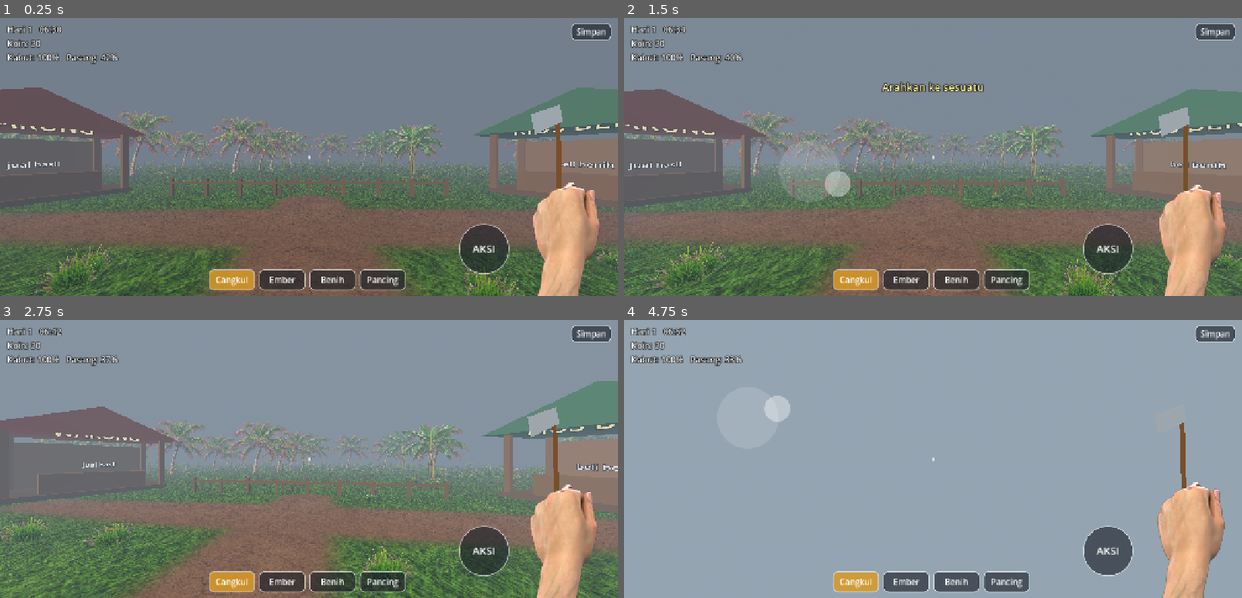
Above: before the commit, frames 1-4 (two rows, left to right).
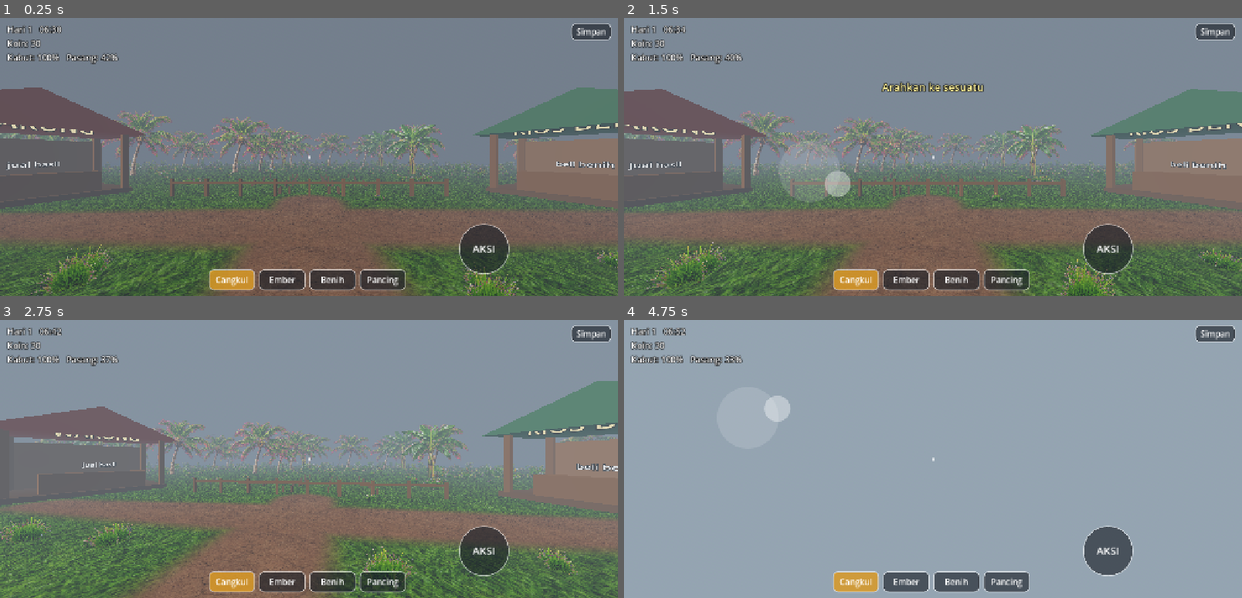
Above: after the commit, the same moments.

Repository: hadydaw/The-Creator-Of-Nusantara-
Game: Godot game, scene res://scenes/main.tscn
Same seed, same stepped clock (60 frames per second), same inputs: the game is played once before the commit and once after it.
Inputs (mouse positions are in pixels of both pictures, inside the frame that each line leads up to):
- Up to frame 1 (0.25 s): no input
- Up to frame 2 (1.5 s): move the mouse to (1068, 143) at 0.52 s; hold E (do_action) 0.53-1.25 s; click (1068, 143) at 0.67 s; drag from (809, 170) to (902, 212) at 1.27 s
- Up to frame 3 (2.75 s): move the mouse to (370, 397) at 2.02 s; tap Left (lk_l) at 2.1 s; click (370, 397) at 2.17 s
- Up to frame 4 (4.75 s): drag from (902, 514) to (747, 417) at 2.77 s; move the mouse to (1118, 500) at 3.52 s; tap Up (lk_u) at 3.6 s; click (1118, 500) at 3.67 s; drag from (747, 417) to (840, 389) at 4.27 s

The runs differ from the first frame. In frame 1, 3.8% of the frame differs, in the area x 85-97%, y 31-100%; in frame 2, 3.7%; in frame 3, 3.7%; in frame 4, 3.6%.

Commit message:
Sembunyikan tangan POV sementara
Co-Authored-By: Claude Sonnet 5.5 <noreply@anthropic.com>
Claude-Session: https://claude.ai/code/session_011EntzXYvhEnfBaL1brEKac

Diff:
--- a/scripts/hud.gd
+++ b/scripts/hud.gd
@@ -38,6 +38,7 @@
 
 	hand = HandScript.new()
 	_root.add_child(hand)
+	hand.visible = false  # tangan POV dicopot sementara, menunggu gambar baru
 
 	var cross := Panel.new()
 	cross.mouse_filter = Control.MOUSE_FILTER_IGNORE
